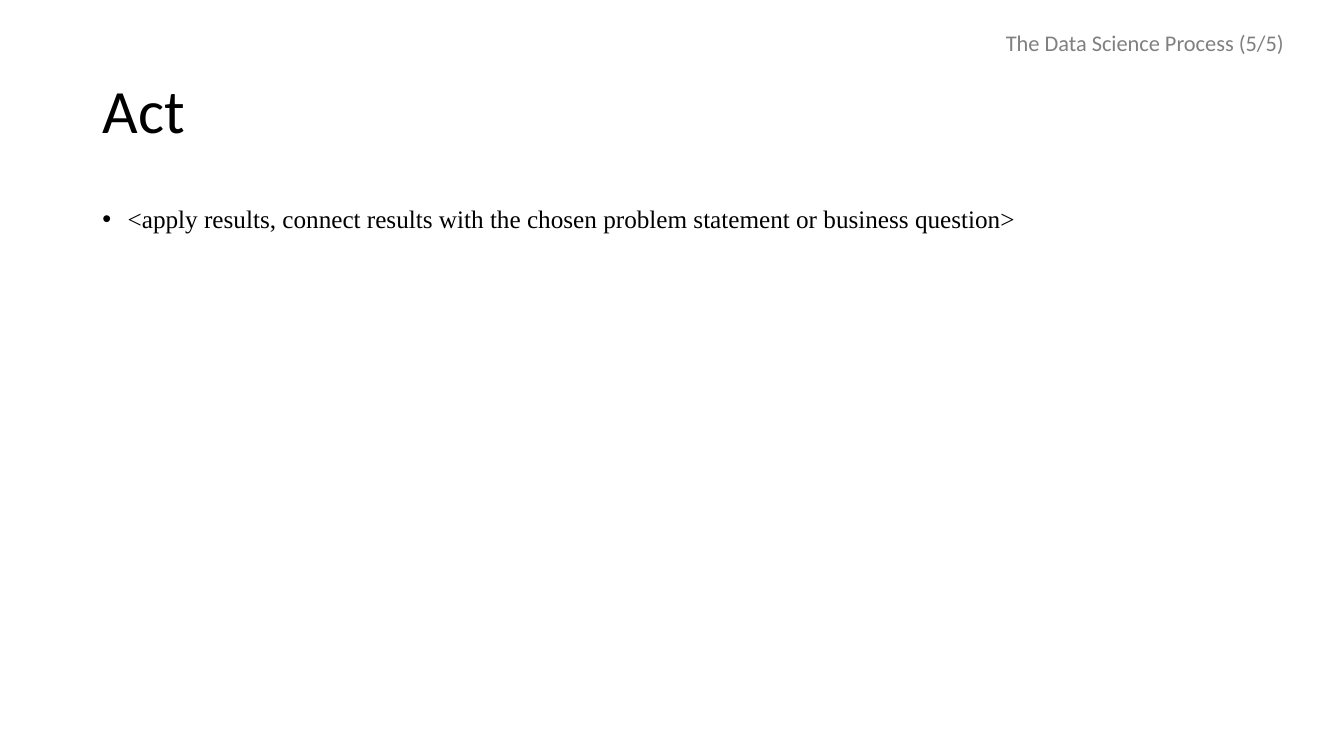
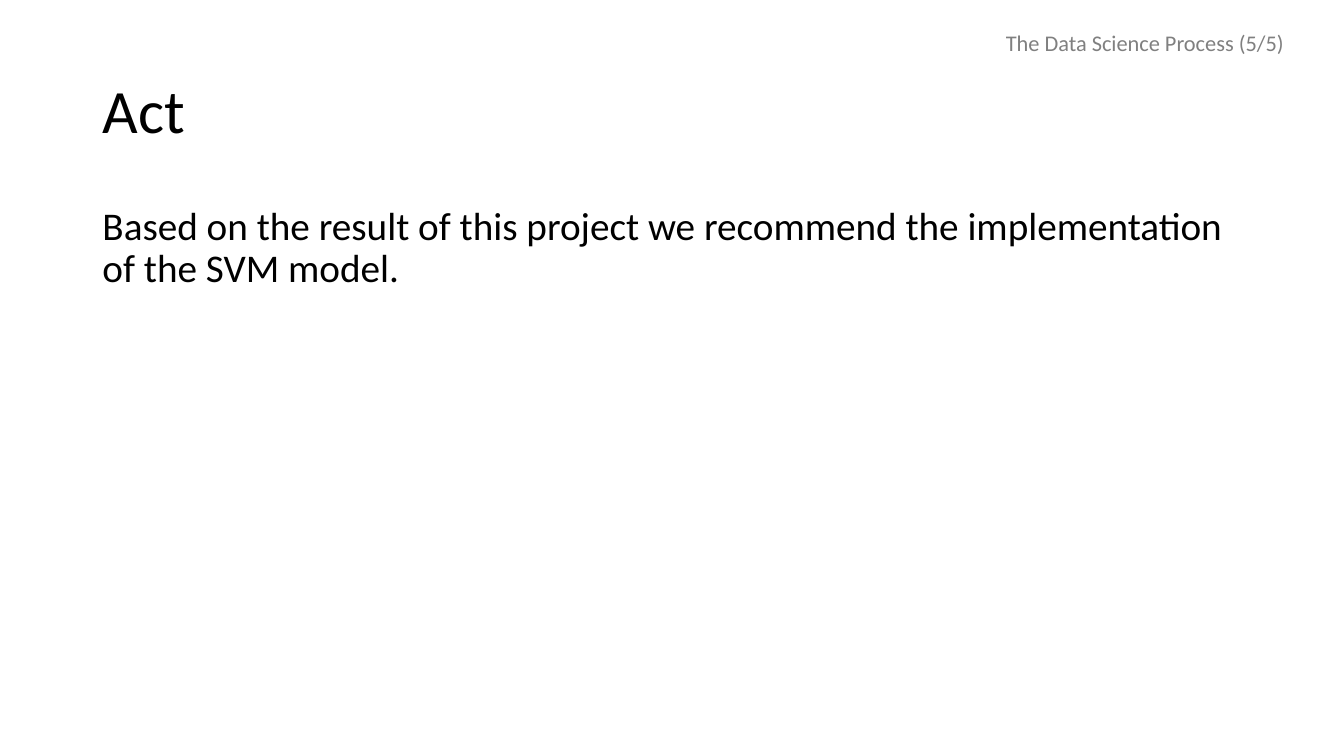
Before and after one commit to kurtgrothe/ANA500, a slide deck: slide 20 of Grothe_ANA500_Micro-Project.pptx. Drawn at 1344x756 pixels with LibreOffice and Linux fonts; fonts in the diff are those of the drawing. Boxes give left, top, right and bottom in pixels: in the first picture for what was removed or moved away, otherwise in the second. Text is boxed around its words. In the diff, an @@ line names an element or a change of style, - is before the commit and + after.

```diff
--- a/Grothe_ANA500_Micro-Project.pptx
+++ b/Grothe_ANA500_Micro-Project.pptx
@@ text at bbox=[102, 212, 1222, 283]: text changed; size 18 to 28 pt; font Times New Roman to Calibri @@
-• <apply results, connect results with the chosen problem statement or business question>
+Based on the result of this project we recommend the implementation of the SVM model.
```
Also in this commit, not shown: 1 other slide changed.
